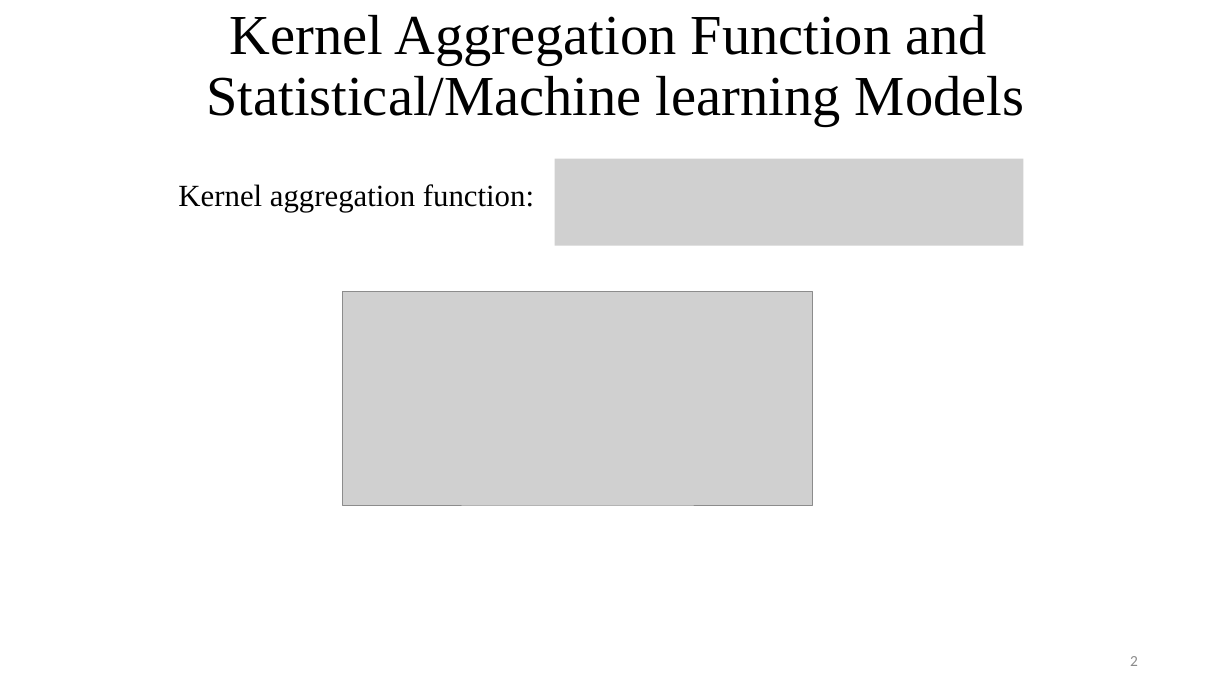
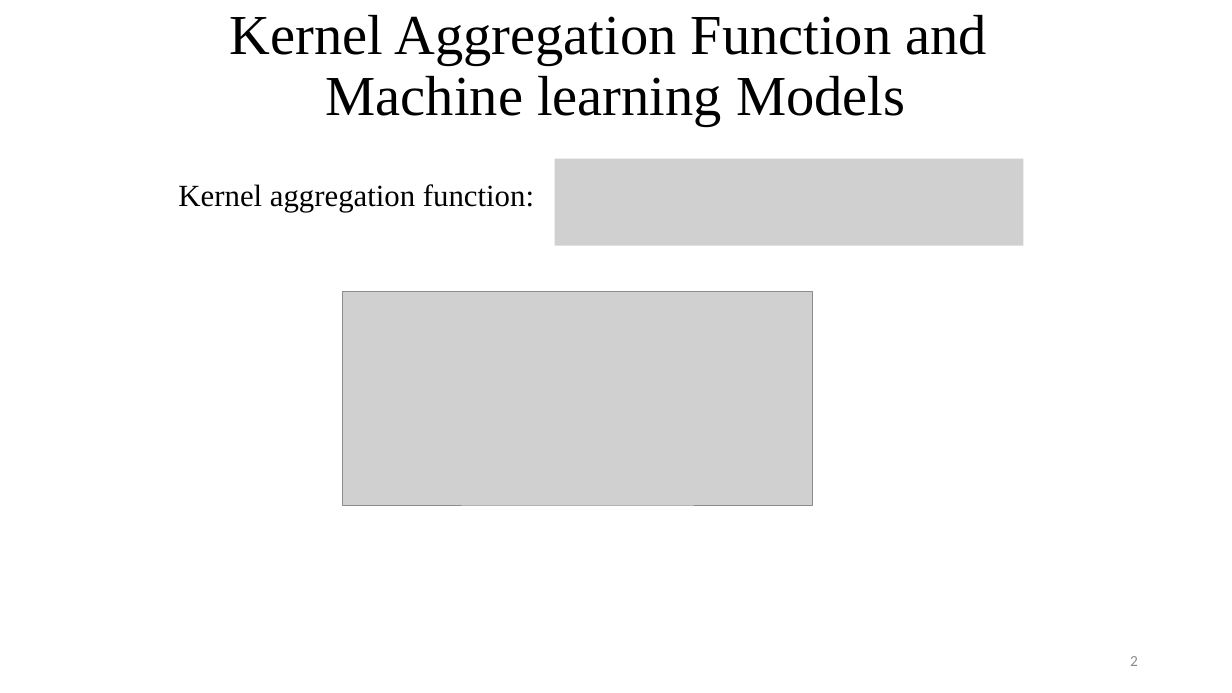
Before and after one commit to edisonchan2013928/KARL-Fast-Kernel-Aggregation-Queries, a slide deck: slide 2 of KARL Presentation_v2.pptx. Drawn at 1232x693 pixels with LibreOffice and Linux fonts; fonts in the diff are those of the drawing; grey boxes stand for pictures. Boxes give left, top, right and bottom in pixels: in the first picture for what was removed or moved away, otherwise in the second. Text is boxed around its words. In the diff, an @@ line names an element or a change of style, - is before the commit and + after.

```diff
--- a/KARL Presentation_v2.pptx
+++ b/KARL Presentation_v2.pptx
@@ title at [230,14,987,126]: text changed @@
-Kernel Aggregation Function and
-Statistical/Machine learning Models
+Kernel Aggregation Function and
+Machine learning Models
```
Also in this commit, not shown: 6 other slides changed.
